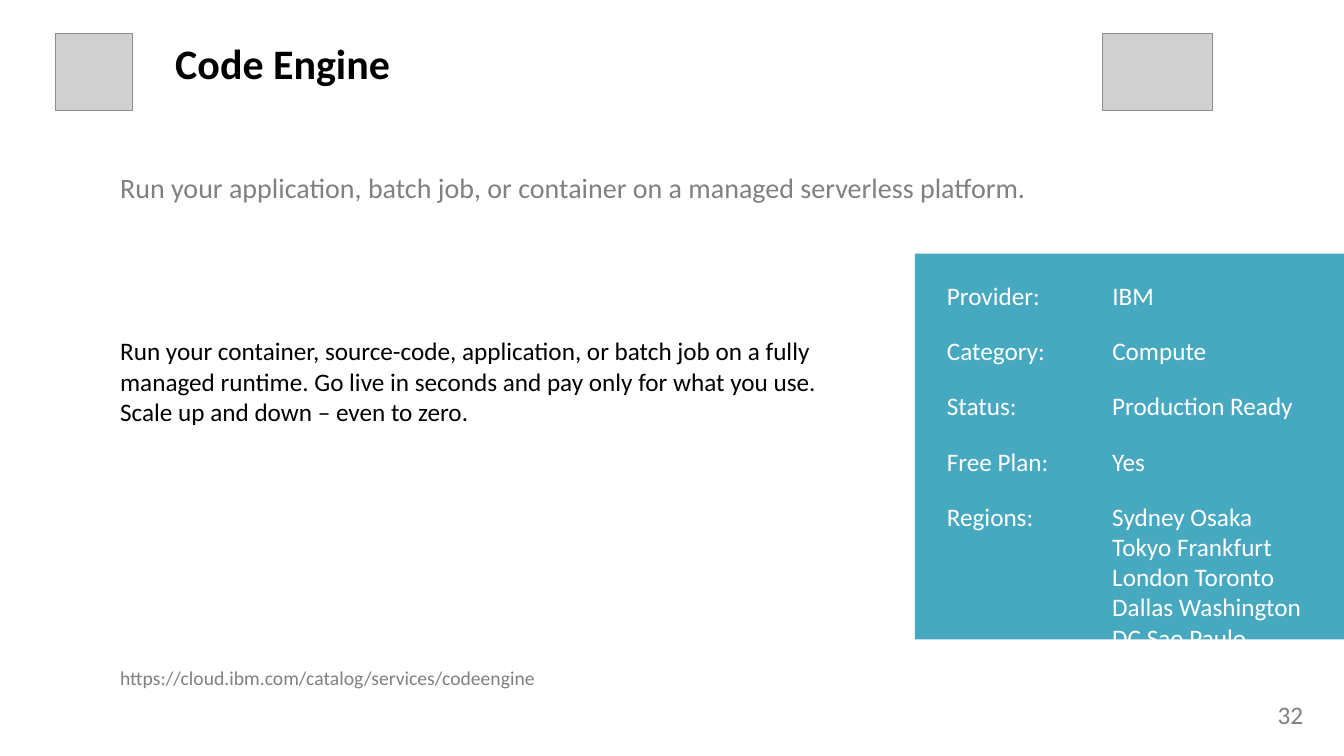
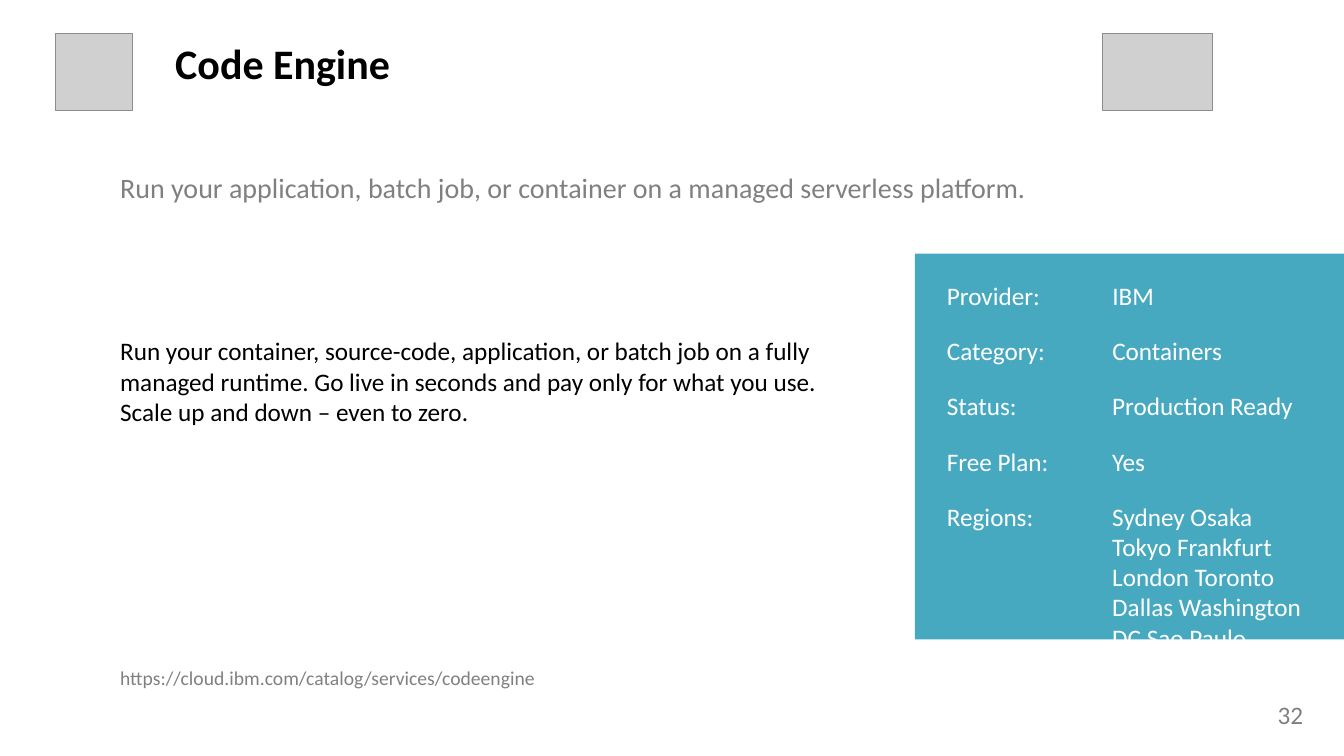
Before and after one commit to l2fprod/mycatalog, a slide deck: slide 32 of docs/generated/mycatalog.pptx. Drawn at 1344x756 pixels with LibreOffice and Linux fonts; fonts in the diff are those of the drawing; grey boxes stand for pictures. Boxes give left, top, right and bottom in pixels: in the first picture for what was removed or moved away, otherwise in the second. Text is boxed around its words. In the diff, an @@ line names an element or a change of style, - is before the commit and + after.

```diff
--- a/docs/generated/mycatalog.pptx
+++ b/docs/generated/mycatalog.pptx
@@ text at [1112,342,1222,360]: text changed @@
-Compute
+Containers
```
Also in this commit, not shown: 5 other slides changed, 7 other files.
